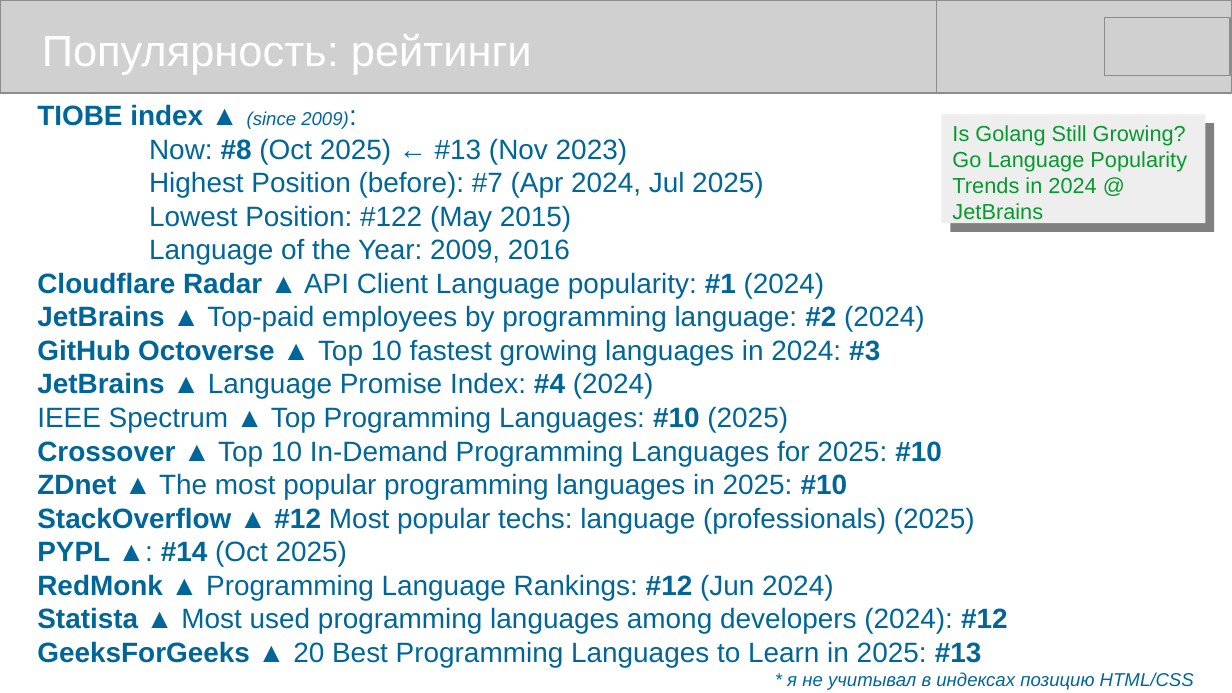
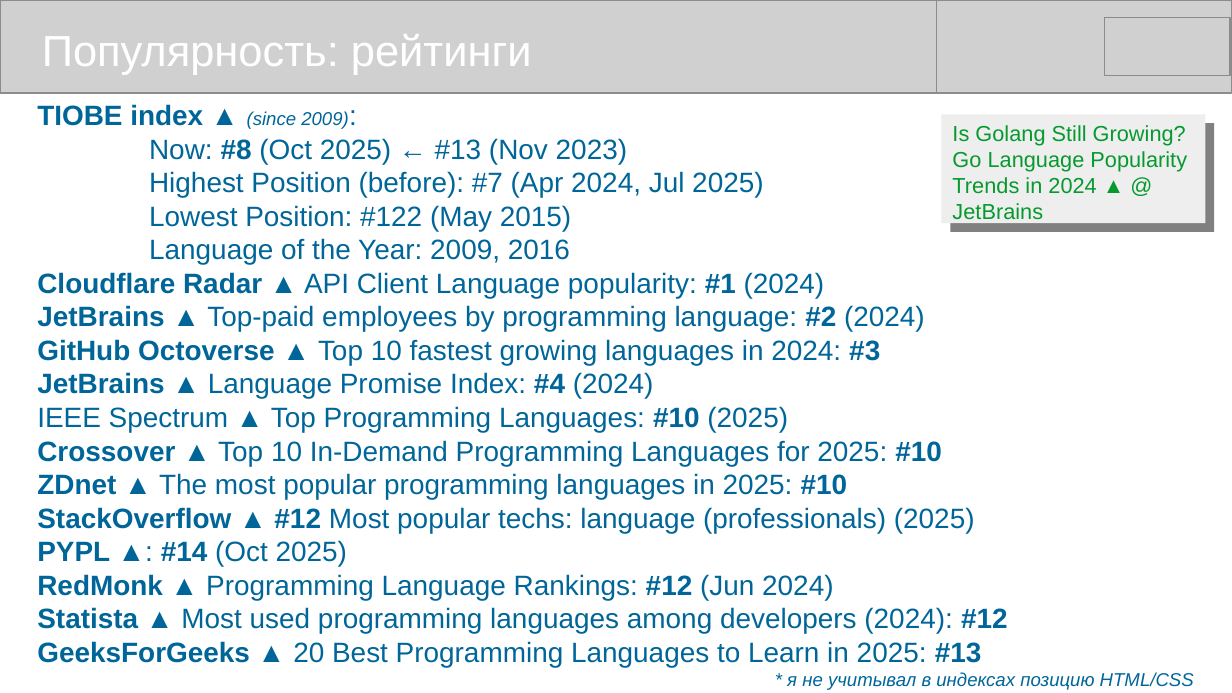
Before and after one commit to mike-shock/Go_language, a slide deck: slide 52 of Go_Preview.odp. Drawn at 1232x693 pixels with LibreOffice and Linux fonts; fonts in the diff are those of the drawing; grey boxes stand for pictures. Boxes give left, top, right and bottom in pixels: in the first picture for what was removed or moved away, otherwise in the second. Text is boxed around its words. In the diff, an @@ line names an element or a change of style, - is before the commit and + after.

```diff
--- a/Go_Preview.odp
+++ b/Go_Preview.odp
@@ text in rectangle at <box>952,125,1195,224</box>: text changed @@
-Is Golang Still Growing? Go Language Popularity Trends in 2024 @ JetBrains
+Is Golang Still Growing? Go Language Popularity Trends in 2024 ▲ @ JetBrains
```
Also in this commit, not shown: 3 other slides changed, 3 other files.
